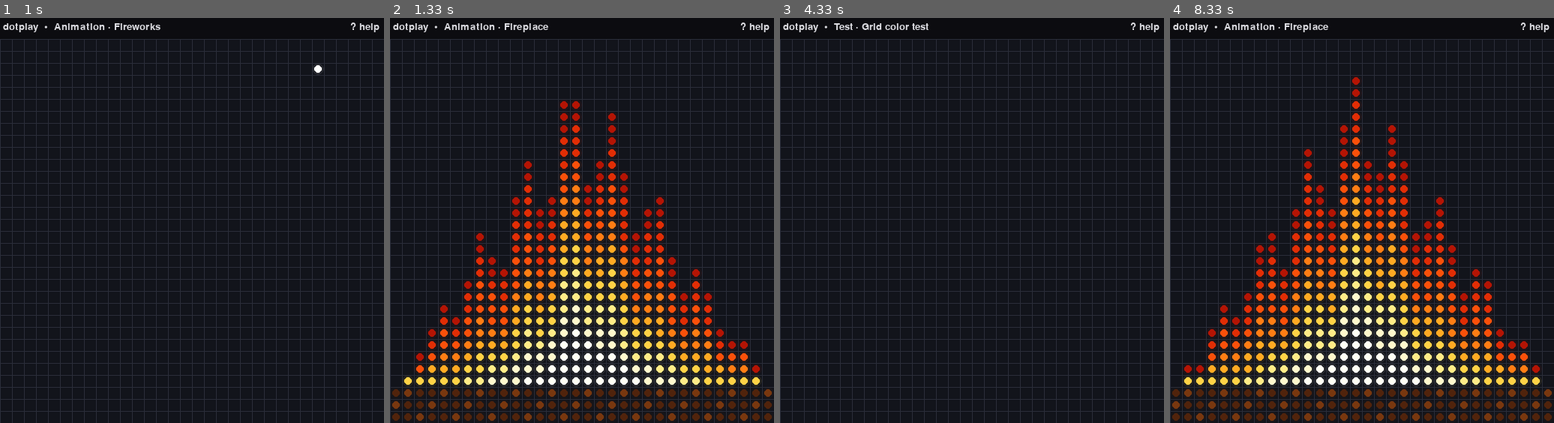
Above: before the commit, frames 1-4 (left to right).
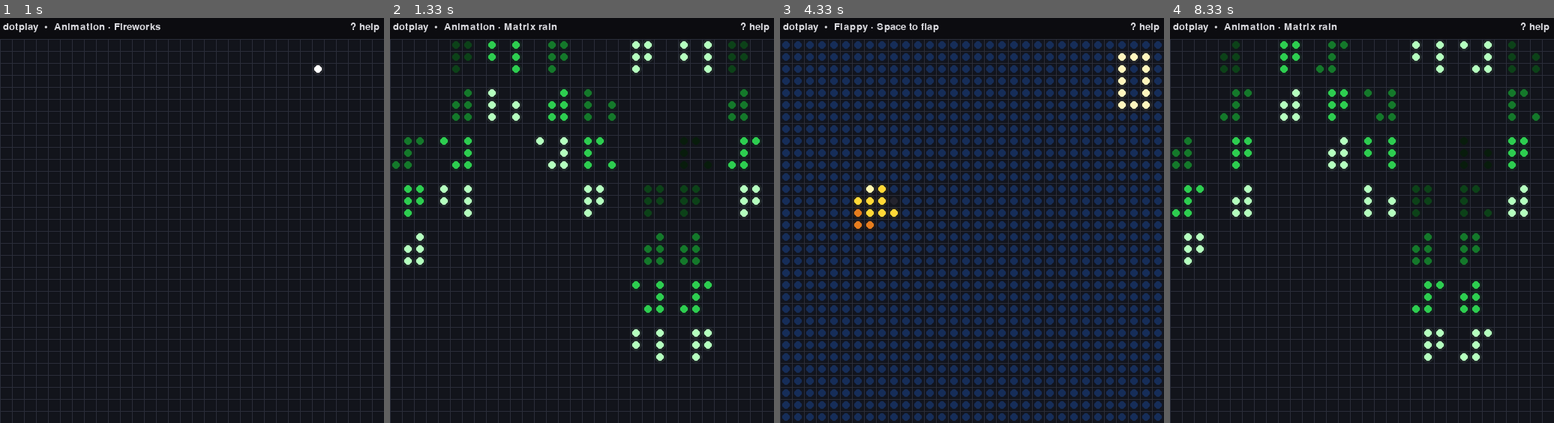
Above: after the commit, the same moments.

Repository: matejbudzel/dotplay
Game: pygame game, started from src/dotplay/main.py
Same seed, same stepped clock (60 frames per second), same inputs: the game is played once before the commit and once after it.
Inputs:
- Up to frame 1 (1 s): hold Right 0.33-0.8 s; tap 3 at 0.83 s
- Up to frame 2 (1.33 s): tap A at 1.23 s
- Up to frame 3 (4.33 s): tap 5 at 1.63 s; tap 4 at 2.37 s; hold Right 2.77-3.23 s; tap 6 at 3.27 s; hold Left 3.67-4.2 s; tap M at 4.23 s
- Up to frame 4 (8.33 s): hold Down 4.63-4.93 s; hold S 4.63-4.93 s; tap 5 at 4.78, 5.95, 7.42 s; hold Up 5.4-5.77 s; hold W 5.4-5.77 s; tap 1 at 5.55 s; hold Right 5.8-6.43 s; hold D 5.8-6.43 s; hold Down 6.47-6.83 s; hold S 6.47-6.83 s; tap 2 at 6.87 s; hold Left 7.27-7.73 s; hold A 7.27-7.73 s; hold Right 7.77-8.23 s; hold D 7.77-8.23 s; tap 3 at 7.92 s; hold Up from 8.27 s (still down); hold W from 8.27 s (still down)

Frame 1 is identical in both runs. In frame 2, 19% of the frame differs, in the area x 0-100%, y 1-100%; in frame 3, 29%; in frame 4, 19%.

Commit message:
Add flappy mode and matrix rain

Diff:
--- a/src/dotplay/app.py
+++ b/src/dotplay/app.py
@@ -43,7 +43,7 @@
         lines = [
             "Controls",
             *scene_lines,
-            "M: next mode    1–6: select mode",
+            "M: next mode    1–7: select mode",
         ]
         lines.append("Esc: close help" if self.help_visible else "?: show help    Q: quit")
         return lines
--- a/src/dotplay/main.py
+++ b/src/dotplay/main.py
@@ -21,6 +21,7 @@
 from dotplay.scenes.animation import AnimationScene
 from dotplay.scenes.base import Scene
 from dotplay.scenes.color_toggle import ColorToggleScene
+from dotplay.scenes.flappy import FlappyScene
 from dotplay.scenes.light import LightScene
 from dotplay.scenes.memo import MemoScene
 from dotplay.scenes.pattern_preview import PatternPreviewScene
@@ -28,7 +29,7 @@
 
 TUI_BACKENDS = {"terminal_tui", "tui"}
 WEB_BACKENDS = {"web"}
-SCENE_MODES = ("color_toggle", "test_pattern", "animation", "light", "memo", "patterns")
+SCENE_MODES = ("color_toggle", "test_pattern", "animation", "light", "memo", "patterns", "flappy")
 
 
 def validate_backend_pair(input_kind: str, output_kind: str) -> None:
@@ -99,6 +100,8 @@
         return MemoScene()
     if mode == "patterns":
         return PatternPreviewScene()
+    if mode == "flappy":
+        return FlappyScene()
     raise ValueError(f"Unknown scene mode: {mode}")
 
 
@@ -112,6 +115,7 @@
         LightScene(),
         MemoScene(),
         PatternPreviewScene(),
+        FlappyScene(),
     ]
 
 
--- a/src/dotplay/scenes/animation.py
+++ b/src/dotplay/scenes/animation.py
@@ -20,6 +20,13 @@
     (255, 248, 205),
     (255, 255, 245),
 )
+MATRIX_TRAIL: tuple[Color, ...] = (
+    (8, 28, 12),
+    (12, 65, 24),
+    (20, 120, 42),
+    (45, 205, 80),
+    (180, 255, 190),
+)
 
 
 @dataclass(frozen=True)
@@ -55,7 +62,7 @@
 
     @property
     def animation_name(self) -> str:
-        return ("Fireworks", "Waves", "Fireplace")[self.animation_index]
+        return ("Fireworks", "Waves", "Fireplace", "Matrix rain")[self.animation_index]
 
     def reset(self) -> None:
         self.tick = 0
@@ -65,9 +72,9 @@
 
     def handle_event(self, event: InputEvent) -> None:
         if event.action == Action.LEFT:
-            self.animation_index = (self.animation_index - 1) % 3
+            self.animation_index = (self.animation_index - 1) % 4
         elif event.action == Action.RIGHT:
-            self.animation_index = (self.animation_index + 1) % 3
+            self.animation_index = (self.animation_index + 1) % 4
 
     def update(self) -> None:
         self.tick += 1
@@ -77,8 +84,10 @@
             self._render_fireworks(fb)
         elif self.animation_index == 1:
             self._render_waves(fb)
+        elif self.animation_index == 2:
+            self._render_fireplace(fb)
         else:
-            self._render_fireplace(fb)
+            self._render_matrix_rain(fb)
 
     def _render_fireworks(self, fb: FrameBuffer) -> None:
         fb.clear()
@@ -149,6 +158,51 @@
                 palette_index = round(heat * (len(FLAME_PALETTE) - 1))
                 fb.set_pixel(x, y, FLAME_PALETTE[palette_index])
 
+    def _render_matrix_rain(self, fb: FrameBuffer) -> None:
+        """Render falling glyph-like green trails, with detailed blobs on 32×32."""
+        fb.clear()
+        glyph_columns = 8 if fb.width >= 32 else fb.width
+        glyph_rows = 8 if fb.height >= 32 else fb.height
+        for column in range(glyph_columns):
+            trail_length = 3 + column % 4
+            speed = 1 + column % 3
+            for stream in range(2):
+                head = (
+                    (
+                        self.tick * speed // 4
+                        + column * 5
+                        + stream * (glyph_rows // 2 + 2)
+                    )
+                    % (glyph_rows + trail_length)
+                    - trail_length
+                )
+                for trail_offset in range(trail_length):
+                    row = head - trail_offset
+                    if 0 <= row < glyph_rows:
+                        brightness = max(0, len(MATRIX_TRAIL) - 1 - trail_offset)
+                        self._draw_matrix_glyph(
+                            fb,
+                            column,
+                            row,
+                            MATRIX_TRAIL[brightness],
+                            self.tick * speed - row,
+                        )
+
+    @staticmethod
+    def _draw_matrix_glyph(
+        fb: FrameBuffer, column: int, row: int, color: Color, glyph_phase: int
+    ) -> None:
+        if fb.width < 32:
+            fb.set_pixel(column, row, color)
+            return
+        left, top = column * 4, row * 4
+        for y in range(top, top + 3):
+            for x in range(left, left + 3):
+                variation = (
+                    glyph_phase * 17 + column * 11 + row * 7 + (x - left) * 3 + y - top
+                ) % 9
+                fb.set_pixel(x, y, color if variation >= 4 else (0, 0, 0))
+
     @staticmethod
     def _flame_shape(height: int, flame_base: int) -> tuple[int, float]:
         if height <= 8:
--- /dev/null
+++ b/src/dotplay/scenes/flappy.py
@@ -0,0 +1,232 @@
+from __future__ import annotations
+
+from dataclasses import dataclass, field
+from random import Random
+
+from dotplay.core.framebuffer import FrameBuffer
+from dotplay.types import Action, Color, InputEvent
+
+SKY: Color = (22, 45, 88)
+PIPE: Color = (55, 195, 90)
+PIPE_DARK: Color = (20, 115, 58)
+PIPE_LIGHT: Color = (105, 240, 130)
+BIRD: Color = (255, 215, 55)
+BIRD_LIGHT: Color = (255, 245, 175)
+BIRD_SHADOW: Color = (230, 125, 30)
+SCORE: Color = (255, 245, 190)
+
+WORLD_SIZE = 256
+CELL_SIZE = WORLD_SIZE // 8
+BIRD_X = CELL_SIZE * 3 // 2
+BIRD_SIZE = CELL_SIZE
+PIPE_WIDTH = CELL_SIZE
+GAP_HEIGHT = CELL_SIZE * 3
+
+GLYPHS: dict[str, tuple[str, ...]] = {
+    "0": ("111", "101", "101", "101", "111"),
+    "1": ("010", "110", "010", "010", "111"),
+    "2": ("111", "001", "111", "100", "111"),
+    "3": ("111", "001", "111", "001", "111"),
+    "4": ("101", "101", "111", "001", "001"),
+    "5": ("111", "100", "111", "001", "111"),
+    "6": ("111", "100", "111", "101", "111"),
+    "7": ("111", "001", "010", "010", "010"),
+    "8": ("111", "101", "111", "101", "111"),
+    "9": ("111", "101", "111", "001", "111"),
+}
+
+
+@dataclass
+class Obstacle:
+    x: float
+    gap_top: int
+    passed: bool = False
+
+
+@dataclass
+class FlappyScene:
+    """A compact, deterministic Flappy-style game that scales from 8×8 to 32×32."""
+
+    bird_y: float = CELL_SIZE * 3.0
+    velocity: float = 0.0
+    score: int = 0
+    tick: int = 0
+    game_over: bool = False
+    obstacles: list[Obstacle] = field(default_factory=list)
+    next_obstacle_tick: int = 24
+    _random: Random = field(default_factory=lambda: Random(0), repr=False)
+
+    title: str = "Flappy"
+
+    def __post_init__(self) -> None:
+        if not self.obstacles:
+            self.obstacles.append(Obstacle(CELL_SIZE * 8.5, self._next_gap_top()))
+
+    @property
+    def description(self) -> str:
+        return f"Score {self.score}" if self.game_over else "Space to flap"
+
+    @property
+    def help_lines(self) -> tuple[str, ...]:
+        return (
+            "Space: flap",
+            "Space: start a new flight after a crash    R: restart",
+        )
+
+    def reset(self) -> None:
+        self.bird_y = CELL_SIZE * 3.0
+        self.velocity = 0.0
+        self.score = 0
+        self.tick = 0
+        self.game_over = False
+        self._random = Random(0)
+        self.obstacles = [Obstacle(CELL_SIZE * 8.5, self._next_gap_top())]
+        self.next_obstacle_tick = 24
+
+    def handle_event(self, event: InputEvent) -> None:
+        if event.action == Action.HARD_DROP:
+            if self.game_over:
+                self.reset()
+            else:
+                self.velocity = -0.48 * CELL_SIZE
+
+    def update(self) -> None:
+        self.tick += 1
+        if self.game_over:
+            return
+
+        self.velocity = min(self.velocity + 0.055 * CELL_SIZE, 0.42 * CELL_SIZE)
+        self.bird_y += self.velocity
+        if self.bird_y < 0 or self.bird_y + BIRD_SIZE > WORLD_SIZE:
+            self.game_over = True
+            return
+
+        for obstacle in self.obstacles:
+            obstacle.x -= 0.16 * CELL_SIZE
+            if not obstacle.passed and obstacle.x + PIPE_WIDTH < BIRD_X:
+                obstacle.passed = True
+                self.score += 1
+            if obstacle.x < BIRD_X + BIRD_SIZE and obstacle.x + PIPE_WIDTH > BIRD_X:
+                gap_bottom = obstacle.gap_top + GAP_HEIGHT
+                if self.bird_y < obstacle.gap_top or self.bird_y + BIRD_SIZE > gap_bottom:
+                    self.game_over = True
+
+        self.obstacles = [obstacle for obstacle in self.obstacles if obstacle.x > -1]
+        if self.tick >= self.next_obstacle_tick:
+            self.obstacles.append(Obstacle(CELL_SIZE * 8.5, self._next_gap_top()))
+            self.next_obstacle_tick += 24
+
+    def render(self, fb: FrameBuffer) -> None:
+        self._paint_sky(fb)
+        if self.game_over:
+            self._render_score_screen(fb)
+            return
+        for obstacle in self.obstacles:
+            self._render_obstacle(fb, obstacle)
+        self._render_bird(fb)
+        if fb.width >= 32:
+            self._draw_score(fb, self.score, fb.width - 1, 1, 1, right_aligned=True)
+
+    def _next_gap_top(self) -> int:
+        return self._random.randrange(1, 5) * CELL_SIZE
+
+    def _render_obstacle(self, fb: FrameBuffer, obstacle: Obstacle) -> None:
+        scale = fb.width / WORLD_SIZE
+        left = round(obstacle.x * scale)
+        right = max(left + 1, round((obstacle.x + PIPE_WIDTH) * scale))
+        gap_top = obstacle.gap_top * scale
+        gap_bottom = (obstacle.gap_top + GAP_HEIGHT) * scale
+        self._draw_pipe(fb, left, right, 0, round(gap_top), cap_at_end=True)
+        self._draw_pipe(fb, left, right, round(gap_bottom), fb.height, cap_at_end=False)
+
+    @staticmethod
+    def _draw_pipe(
+        fb: FrameBuffer, left: int, right: int, top: int, bottom: int, *, cap_at_end: bool
+    ) -> None:
+        for y in range(max(top, 0), min(bottom, fb.height)):
+            for x in range(max(left, 0), min(right, fb.width)):
+                color = PIPE
+                if fb.width >= 16:
+                    if x == left:
+                        color = PIPE_LIGHT
+                    elif x == right - 1:
+                        color = PIPE_DARK
+                    cap_row = bottom - 1 if cap_at_end else top
+                    if abs(y - cap_row) < max(1, fb.width // 16):
+                        color = PIPE_DARK if color == PIPE else color
+                fb.set_pixel(x, y, color)
+
+    def _render_bird(self, fb: FrameBuffer) -> None:
+        scale = fb.width / WORLD_SIZE
+        x = round(BIRD_X * scale)
+        y = round(self.bird_y * scale)
+        if fb.width <= 8:
+            fb.set_pixel(x, y, BIRD)
+            return
+        if fb.width <= 16:
+            fb.draw_rect(x, y, 2, 2, BIRD, fill=True)
+            fb.set_pixel(x, y, BIRD_LIGHT)
+            return
+
+        wing_up = self.velocity < 0 or self.tick % 8 < 4
+        pixels = ((1, 0), (2, 0), (3, 1), (0, 1), (1, 1), (2, 1), (1, 2), (2, 2), (3, 2))
+        wing = ((0, 2), (0, 3), (1, 3)) if wing_up else ((1, 3), (2, 3), (2, 4))
+        for dx, dy in pixels:
+            fb.set_pixel(x + dx, y + dy, BIRD)
+        for dx, dy in wing:
+            fb.set_pixel(x + dx, y + dy, BIRD_SHADOW)
+        fb.set_pixel(x + 1, y, BIRD_LIGHT)
+        fb.set_pixel(x + 3, y + 1, (35, 35, 45))
+
+    def _render_score_screen(self, fb: FrameBuffer) -> None:
+        self._paint_sky(fb)
+        if fb.width <= 8:
+            self._draw_small_score(fb)
+            return
+        digits = str(self.score)
+        scale = min(4 if fb.width >= 32 else 2, max(1, fb.width // (len(digits) * 4 - 1)))
+        width = (len(digits) * 4 - 1) * scale
+        height = 5 * scale
+        self._draw_score(fb, self.score, (fb.width - width) // 2, (fb.height - height) // 2, scale)
+
+    def _draw_small_score(self, fb: FrameBuffer) -> None:
+        score = self.score % 100
+        x = (fb.width - 7) // 2
+        y = 2
+        self._draw_score(fb, score, x, y, 1, minimum_digits=2)
+        for dot in range(min(self.score // 100, fb.width)):
+            fb.set_pixel(dot, 0, PIPE_LIGHT)
+
+    @staticmethod
+    def _paint_sky(fb: FrameBuffer) -> None:
+        for y in range(fb.height):
+            for x in range(fb.width):
+                fb.set_pixel(x, y, SKY)
+
+    @staticmethod
+    def _draw_score(
+        fb: FrameBuffer,
+        score: int,
+        x: int,
+        y: int,
+        scale: int,
+        *,
+        minimum_digits: int = 1,
+        right_aligned: bool = False,
+    ) -> None:
+        digits = str(score).zfill(minimum_digits)
+        width = (len(digits) * 4 - 1) * scale
+        if right_aligned:
+            x -= width
+        for index, digit in enumerate(digits):
+            for row, bits in enumerate(GLYPHS[digit]):
+                for column, bit in enumerate(bits):
+                    if bit == "1":
+                        fb.draw_rect(
+                            x + (index * 4 + column) * scale,
+                            y + row * scale,
+                            scale,
+                            scale,
+                            SCORE,
+                            fill=True,
+                        )
--- a/tests/test_animation_scene.py
+++ b/tests/test_animation_scene.py
@@ -20,6 +20,10 @@
     scene.handle_event(InputEvent(Action.RIGHT))
     scene.render(fb)
     assert scene.animation_name == "Fireplace"
+
+    scene.handle_event(InputEvent(Action.RIGHT))
+    scene.render(fb)
+    assert scene.animation_name == "Matrix rain"
 
 
 def test_fireworks_overlap_with_deterministic_random_timing() -> None:
@@ -58,3 +62,32 @@
             for y in range(size - log_rows, size)
             for x in range(size)
         )
+
+
+def test_matrix_rain_uses_green_glyph_trails_and_detailed_32_pixel_blobs() -> None:
+    scene = AnimationScene(animation_index=3)
+    for _ in range(8):
+        scene.update()
+
+    fb = FrameBuffer(width=16, height=16)
+    scene.render(fb)
+    colors = {color for row in fb.pixels for color in row}
+    assert any(green > red * 2 and green > blue * 2 for red, green, blue in colors)
+
+    detailed = FrameBuffer(width=32, height=32)
+    scene.render(detailed)
+    glyphs = [
+        {
+            detailed.get_pixel(x + offset_x, y + offset_y)
+            for offset_y in range(3)
+            for offset_x in range(3)
+        }
+        for y in range(0, 32, 4)
+        for x in range(0, 32, 4)
+    ]
+    assert any((0, 0, 0) in glyph and len(glyph) > 1 for glyph in glyphs)
+
+    before = detailed.to_bytes()
+    scene.update()
+    scene.render(detailed)
+    assert detailed.to_bytes() != before
--- /dev/null
+++ b/tests/test_flappy_scene.py
@@ -0,0 +1,51 @@
+from dotplay.core.framebuffer import FrameBuffer
+from dotplay.scenes.flappy import CELL_SIZE, FlappyScene, Obstacle
+from dotplay.types import Action, InputEvent
+
+
+def test_flappy_space_flaps_and_can_restart_after_crash() -> None:
+    scene = FlappyScene()
+    scene.handle_event(InputEvent(Action.HARD_DROP))
+    assert scene.velocity < 0
+
+    scene.game_over = True
+    scene.score = 3
+    scene.handle_event(InputEvent(Action.HARD_DROP))
+    assert not scene.game_over
+    assert scene.score == 0
+
+
+def test_flappy_simulates_bird_position_between_visible_grid_cells() -> None:
+    scene = FlappyScene(obstacles=[Obstacle(CELL_SIZE * 20, CELL_SIZE * 2)])
+    scene.update()
+
+    assert CELL_SIZE * 3 < scene.bird_y < CELL_SIZE * 4
+    assert scene.bird_y % CELL_SIZE != 0
+
+
+def test_flappy_scores_after_passing_an_obstacle() -> None:
+    scene = FlappyScene(obstacles=[Obstacle(CELL_SIZE * 0.6, CELL_SIZE * 2)])
+    scene.bird_y = CELL_SIZE * 3
+    scene.update()
+    assert scene.score == 1
+
+
+def test_flappy_crashes_into_a_pipe() -> None:
+    scene = FlappyScene(obstacles=[Obstacle(CELL_SIZE * 2.4, CELL_SIZE * 4)])
+    scene.bird_y = CELL_SIZE
+    scene.update()
+    assert scene.game_over
+
+
+def test_flappy_renders_resolution_specific_birds_and_score_screen() -> None:
+    scene = FlappyScene(obstacles=[])
+    for size in (8, 16, 32):
+        fb = FrameBuffer(width=size, height=size)
+        scene.render(fb)
+        assert any(pixel != (22, 45, 88) for row in fb.pixels for pixel in row)
+
+    scene.game_over = True
+    scene.score = 123
+    fb = FrameBuffer(width=8, height=8)
+    scene.render(fb)
+    assert sum(pixel != (22, 45, 88) for row in fb.pixels for pixel in row) > 0
--- a/tests/test_terminal_tui.py
+++ b/tests/test_terminal_tui.py
@@ -40,6 +40,7 @@
         "LightScene",
         "MemoScene",
         "PatternPreviewScene",
+        "FlappyScene",
     ]
 
 
